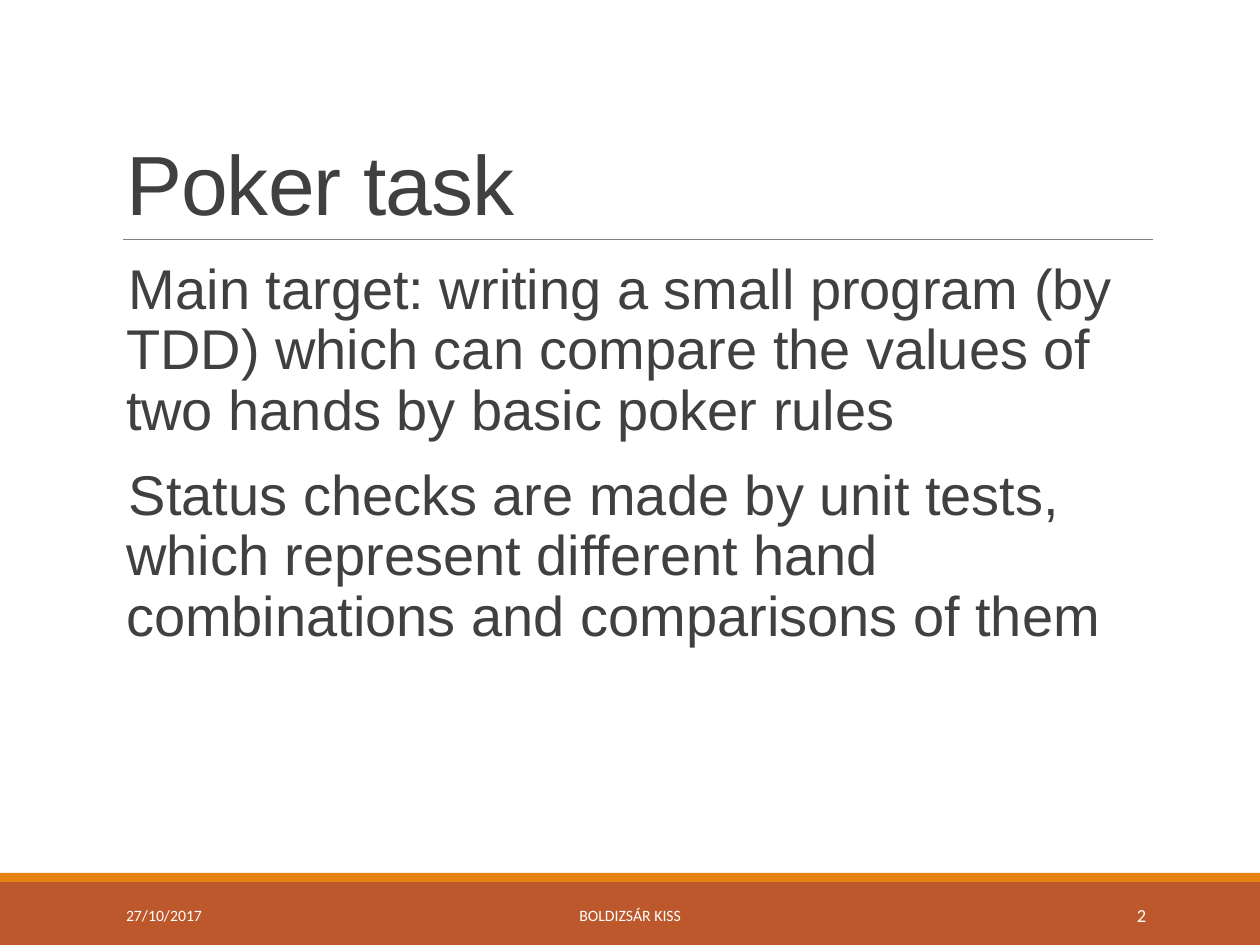
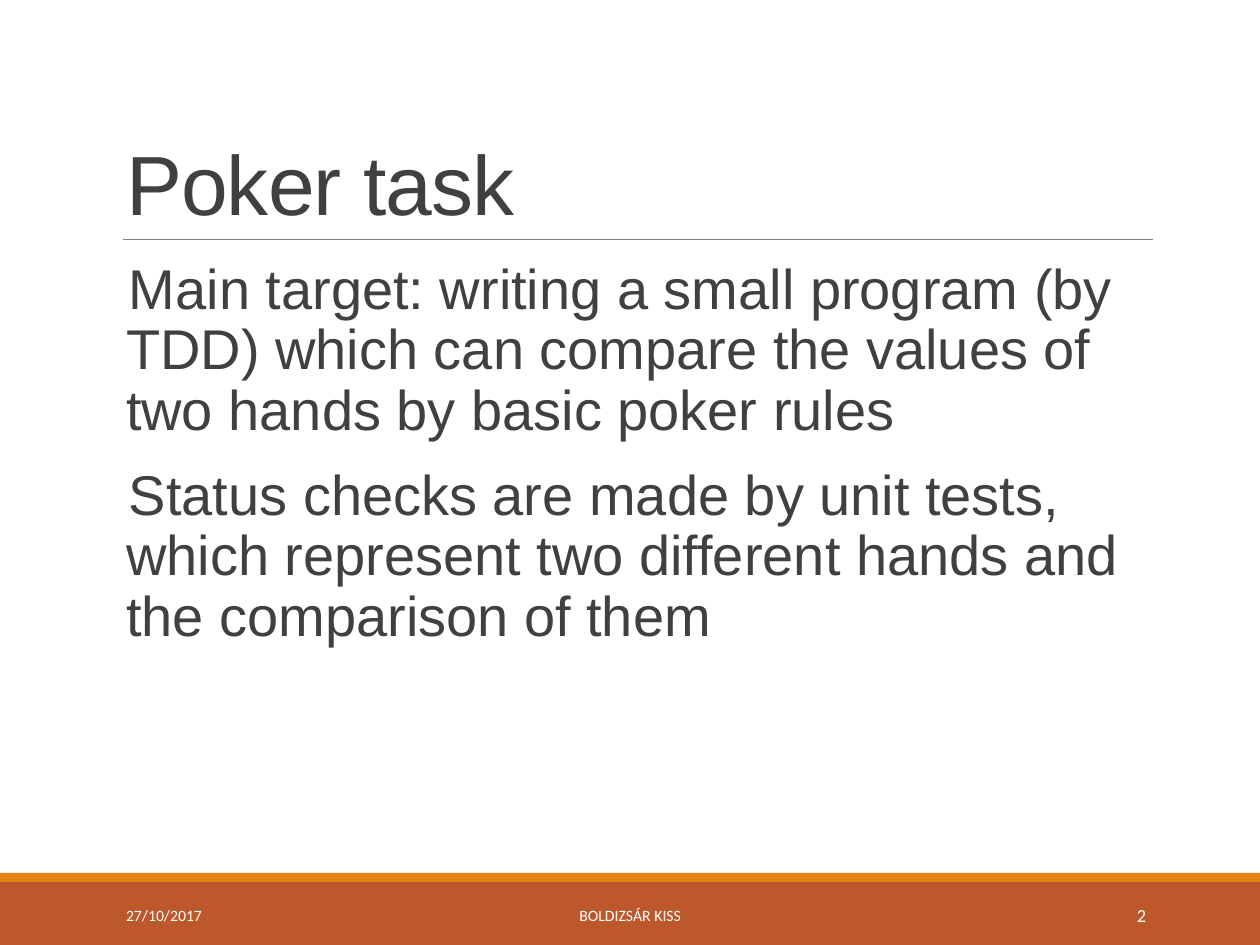
Before and after one commit to green-fox-academy/bpo106, a slide deck: slide 2 of week07/day04/demo/ppt-w07.pptx. Drawn at 1260x945 pixels with LibreOffice and Linux fonts; fonts in the diff are those of the drawing. Boxes give left, top, right and bottom in pixels: in the first picture for what was removed or moved away, otherwise in the second. Text is boxed around its words. In the diff, an @@ line names an element or a change of style, - is before the commit and + after.

```diff
--- a/week07/day04/demo/ppt-w07.pptx
+++ b/week07/day04/demo/ppt-w07.pptx
@@ text at [126, 474, 1117, 646]: text changed @@
-  Status checks are made by unit tests, which represent different hand combinations and comparisons of them
+  Status checks are made by unit tests, which represent two different hands and the comparison of them
```
Also in this commit, not shown: 1 other slide changed.
